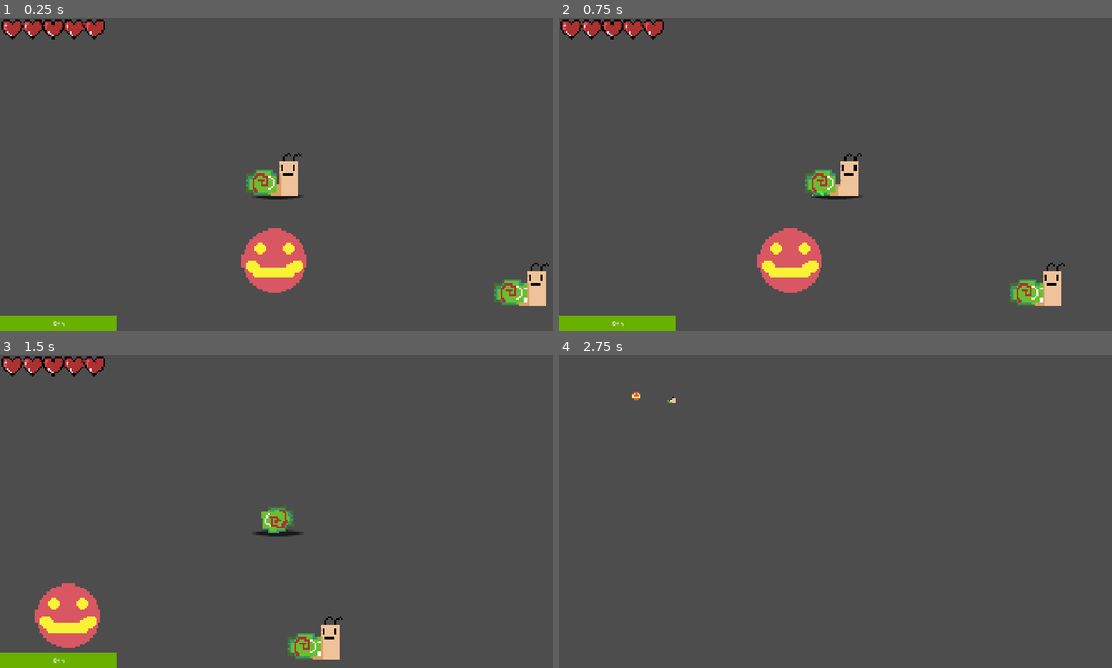
Above: before the commit, frames 1-4 (two rows, left to right).
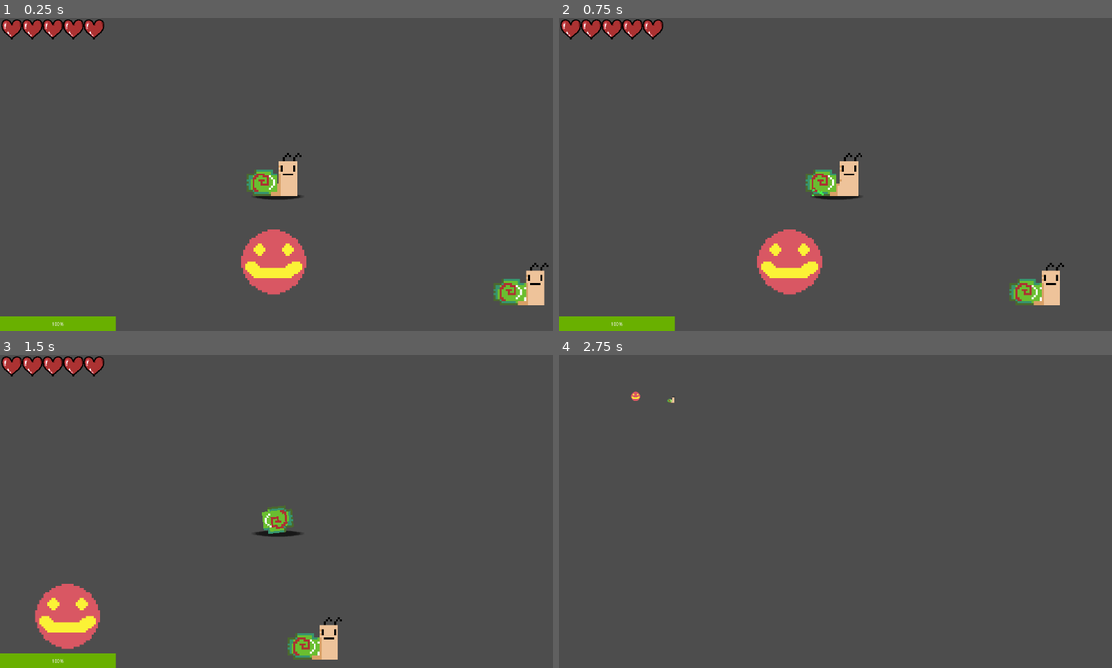
Above: after the commit, the same moments.

Repository: mark4pro/rogue-like
Game: Godot game, scene res://Scenes/shit.tscn
Same seed, same stepped clock (60 frames per second), same inputs: the game is played once before the commit and once after it. This scene is started directly instead of the project's main scene.
Inputs (mouse positions are in pixels of both pictures, inside the frame that each line leads up to):
- Up to frame 1 (0.25 s): no input
- Up to frame 2 (0.75 s): tap Enter at 0.5 s; move the mouse to (957, 158) at 0.52 s; hold D (right) from 0.53 s (still down); tap E (pickup) at 0.6 s; click (957, 158) at 0.67 s
- Up to frame 3 (1.5 s): tap Ctrl (roll) at 0.8, 1.35 s; move the mouse to (165, 527) at 1.27 s; release D (right) at 1.28 s; hold S (down) from 1.28 s (still down); click (165, 527) at 1.42 s
- Up to frame 4 (2.75 s): tap E (pickup) at 1.55 s; move the mouse to (890, 442) at 2.02 s; release S (down) at 2.03 s; hold D (right) from 2.03 s (still down); tap F6 (free_cam) at 2.1 s; click (890, 442) at 2.17 s; tap Ctrl (roll) at 2.3 s

The runs differ from the first frame. In frame 1, 1.1% of the frame differs, in the area x 0-100%, y 0-100%; in frame 2, 1.1%; in frame 3, 1.0%; in frame 4, less than 0.1%.

Commit message:
Inventory done

Diff:
--- /dev/null
+++ b/Assets/prefabs/context_menu.tscn
@@ -0,0 +1,50 @@
+[gd_scene format=3 uid="uid://cl2m3dpyfhdty"]
+
+[ext_resource type="Script" uid="uid://dghtvdfwbkc3c" path="res://Script/context_menu.gd" id="1_mtgmi"]
+
+[node name="ContextMenu" type="Control" unique_id=473995532]
+z_index = 2
+layout_mode = 3
+anchors_preset = 15
+anchor_right = 1.0
+anchor_bottom = 1.0
+grow_horizontal = 2
+grow_vertical = 2
+script = ExtResource("1_mtgmi")
+
+[node name="PanelContainer" type="PanelContainer" parent="." unique_id=428751657]
+custom_minimum_size = Vector2(100, 25)
+layout_mode = 0
+offset_right = 100.0
+offset_bottom = 31.0
+
+[node name="VBoxContainer" type="VBoxContainer" parent="PanelContainer" unique_id=790111456]
+layout_mode = 2
+theme_override_constants/separation = 0
+
+[node name="equipBttn" type="Button" parent="PanelContainer/VBoxContainer" unique_id=1809940055]
+visible = false
+layout_mode = 2
+text = "Equip"
+
+[node name="unequipBttn" type="Button" parent="PanelContainer/VBoxContainer" unique_id=1070392595]
+visible = false
+layout_mode = 2
+text = "Unequip"
+
+[node name="useBttn" type="Button" parent="PanelContainer/VBoxContainer" unique_id=382146567]
+visible = false
+layout_mode = 2
+text = "Use"
+
+[node name="dropBttn" type="Button" parent="PanelContainer/VBoxContainer" unique_id=2061061854]
+visible = false
+layout_mode = 2
+text = "Drop"
+
+[connection signal="mouse_entered" from="PanelContainer" to="." method="_on_panel_container_mouse_entered"]
+[connection signal="mouse_exited" from="PanelContainer" to="." method="_on_panel_container_mouse_exited"]
+[connection signal="button_down" from="PanelContainer/VBoxContainer/equipBttn" to="." method="_on_equip_bttn_button_down"]
+[connection signal="button_down" from="PanelContainer/VBoxContainer/unequipBttn" to="." method="_on_unequip_bttn_button_down"]
+[connection signal="button_down" from="PanelContainer/VBoxContainer/useBttn" to="." method="_on_use_bttn_button_down"]
+[connection signal="button_down" from="PanelContainer/VBoxContainer/dropBttn" to="." method="_on_drop_bttn_button_down"]
--- a/Assets/prefabs/groundItem.tscn
+++ b/Assets/prefabs/groundItem.tscn
@@ -1,11 +1,12 @@
 [gd_scene format=3 uid="uid://b5eq6i6you4bx"]
 
-[ext_resource type="Script" uid="uid://bfkxo2sqj41lh" path="res://Script/inventory_item.gd" id="1_1y6tu"]
+[ext_resource type="Script" uid="uid://bfkxo2sqj41lh" path="res://Script/groundItem.gd" id="1_1y6tu"]
 
 [sub_resource type="RectangleShape2D" id="RectangleShape2D_dul41"]
 size = Vector2(22, 22)
 
 [node name="groundItem" type="Node2D" unique_id=1184176859 groups=["items"]]
+z_index = 2
 script = ExtResource("1_1y6tu")
 
 [node name="Icon" type="Sprite2D" parent="." unique_id=248005377]
@@ -16,7 +17,6 @@
 shape = SubResource("RectangleShape2D_dul41")
 
 [node name="interactUI" type="CanvasLayer" parent="." unique_id=96757981]
-visible = false
 
 [node name="ColorRect" type="ColorRect" parent="interactUI" unique_id=1346286352]
 anchors_preset = -1
@@ -24,21 +24,22 @@
 anchor_top = 0.93100005
 anchor_right = 0.82100004
 anchor_bottom = 0.93100005
-offset_left = 41.67993
-offset_top = 22.519958
-offset_right = 341.67993
-offset_bottom = 72.51996
+offset_left = 43.67993
+offset_top = 24.519958
+offset_right = 343.67993
+offset_bottom = 74.51996
 grow_horizontal = 0
 grow_vertical = 0
-color = Color(1, 0.30588236, 0.12156863, 1)
+color = Color(0.13, 0.10556, 0.098799996, 0.3019608)
 
 [node name="Label" type="Label" parent="interactUI/ColorRect" unique_id=854683654]
 layout_mode = 0
-offset_left = 42.0
-offset_top = 7.0
-offset_right = 227.0
-offset_bottom = 30.0
+offset_right = 300.0
+offset_bottom = 50.0
+theme_override_font_sizes/font_size = 20
 text = "press \"e\" to pickup item"
+horizontal_alignment = 1
+vertical_alignment = 1
 
 [connection signal="body_entered" from="Area2D" to="." method="_on_area_2d_body_entered"]
 [connection signal="body_exited" from="Area2D" to="." method="_on_area_2d_body_exited"]
--- /dev/null
+++ b/Assets/prefabs/inventoryItem.tscn
@@ -0,0 +1,23 @@
+[gd_scene format=3 uid="uid://tlobv0bfa6bo"]
+
+[ext_resource type="Script" uid="uid://cjdp0wyd8ewvv" path="res://Script/inventoryItem.gd" id="1_y7bcj"]
+
+[sub_resource type="Gradient" id="Gradient_y7bcj"]
+colors = PackedColorArray(0.21, 0.21, 0.21, 1, 0.21176471, 0.21176471, 0.21176471, 1)
+
+[sub_resource type="GradientTexture2D" id="GradientTexture2D_jn7ii"]
+gradient = SubResource("Gradient_y7bcj")
+
+[node name="InventoryItem" type="TextureRect" unique_id=691380142]
+z_index = 1
+size_flags_horizontal = 3
+size_flags_vertical = 3
+script = ExtResource("1_y7bcj")
+
+[node name="BG" type="TextureRect" parent="." unique_id=1142438980]
+z_index = -1
+layout_mode = 0
+texture = SubResource("GradientTexture2D_jn7ii")
+
+[connection signal="mouse_entered" from="." to="." method="_on_mouse_entered"]
+[connection signal="mouse_exited" from="." to="." method="_on_mouse_exited"]
--- a/Assets/prefabs/inventory_ui.tscn
+++ /dev/null
@@ -1,18 +0,0 @@
-[gd_scene format=3 uid="uid://dcj3uw22kxeke"]
-
-[ext_resource type="Script" uid="uid://dwmaslk0joqji" path="res://inventory_ui.gd" id="1_235py"]
-
-[node name="Inventory_UI" type="Control" unique_id=637673965]
-layout_mode = 3
-anchors_preset = 0
-offset_right = 40.0
-offset_bottom = 40.0
-script = ExtResource("1_235py")
-
-[node name="GridContainer" type="GridContainer" parent="." unique_id=561799135]
-layout_mode = 0
-offset_left = 200.0
-offset_top = 200.0
-offset_right = 1000.0
-offset_bottom = 600.0
-columns = 9
--- a/Assets/prefabs/player.tscn
+++ b/Assets/prefabs/player.tscn
@@ -4,7 +4,7 @@
 [ext_resource type="Texture2D" uid="uid://bgy1rvpqhpbh1" path="res://Assets/imgs/Bob-sheet.png" id="2_fj04p"]
 [ext_resource type="Texture2D" uid="uid://bcetjsof4a06x" path="res://Assets/imgs/heart.png" id="3_g621r"]
 [ext_resource type="Texture2D" uid="uid://b70aujp6bewbx" path="res://Assets/imgs/shadow.png" id="4_gmoaq"]
-[ext_resource type="PackedScene" uid="uid://dcj3uw22kxeke" path="res://Assets/prefabs/inventory_ui.tscn" id="5_w0l5f"]
+[ext_resource type="Script" uid="uid://dwmaslk0joqji" path="res://inventory_ui.gd" id="5_w0l5f"]
 
 [sub_resource type="RectangleShape2D" id="RectangleShape2D_ykx3s"]
 size = Vector2(23.75, 10)
@@ -324,31 +324,40 @@
 value = 100.0
 
 [node name="InventoryUI" type="CanvasLayer" parent="." unique_id=546084464]
-visible = false
-
-[node name="ColorRect" type="ColorRect" parent="InventoryUI" unique_id=1208581209]
-anchors_preset = 15
-anchor_right = 1.0
-anchor_bottom = 1.0
+
+[node name="Inventory_UI" type="Control" parent="InventoryUI" unique_id=637673965]
+layout_mode = 3
+anchors_preset = 0
+offset_right = 40.0
+offset_bottom = 40.0
+script = ExtResource("5_w0l5f")
+
+[node name="ColorRect" type="ColorRect" parent="InventoryUI/Inventory_UI" unique_id=1208581209]
+layout_mode = 0
+offset_right = 1920.0
+offset_bottom = 1080.0
 grow_horizontal = 2
 grow_vertical = 2
-color = Color(0.9999998, 0.41638967, 0.11331611, 1)
-
-[node name="Label" type="Label" parent="InventoryUI/ColorRect" unique_id=1893994091]
-layout_mode = 1
-anchors_preset = 5
-anchor_left = 0.5
-anchor_right = 0.5
-offset_left = -37.5
-offset_top = 50.0
-offset_right = 37.5
-offset_bottom = 73.0
+color = Color(0.21, 0.16534, 0.1491, 1)
+
+[node name="Label" type="Label" parent="InventoryUI/Inventory_UI/ColorRect" unique_id=1893994091]
+layout_mode = 0
+offset_right = 1920.0
+offset_bottom = 69.0
 grow_horizontal = 2
 theme_override_font_sizes/font_size = 50
 text = "Inventory"
-
-[node name="Inventory_UI" parent="InventoryUI/ColorRect" unique_id=637673965 instance=ExtResource("5_w0l5f")]
+horizontal_alignment = 1
+
+[node name="GridContainer" type="GridContainer" parent="InventoryUI/Inventory_UI/ColorRect" unique_id=561799135]
 layout_mode = 0
+offset_left = 50.0
+offset_top = 80.0
+offset_right = 1870.0
+offset_bottom = 1000.0
+theme_override_constants/h_separation = 2
+theme_override_constants/v_separation = 2
+columns = 10
 
 [connection signal="animation_finished" from="RotPoint/Sprite2D" to="." method="_on_sprite_2d_animation_finished"]
 [connection signal="timeout" from="roll_cooldown" to="." method="_on_roll_cooldown_timeout"]
--- a/Script/Global.gd
+++ b/Script/Global.gd
@@ -1,34 +1,49 @@
 extends Node
 
+var groundItem : PackedScene = preload("res://Assets/prefabs/groundItem.tscn")
+var inventoryItem : PackedScene = preload("res://Assets/prefabs/inventoryItem.tscn")
+var contextMenu : PackedScene = preload("res://Assets/prefabs/context_menu.tscn")
+
 var Inventory : Array[BaseItem] = []
+var MaxInventory : int = 30
 
 var player : RigidBody2D = null
+var inventoryUI : Control = null
 
 @export var use : bool = false
 
-signal Inventory_update
-
 func _ready() -> void:
+	#For testing
 	Inventory.append(load("res://Assets/items/health_1.tres"))
 
-func add_item(item : BaseItem):
+func hasSpace(item: BaseItem) -> bool:
+	if not item:
+		return Inventory.size() < MaxInventory
+	else:
+		var index = Inventory.find_custom(func(i): return i.id == item.id)
+		if not index == -1:
+			return true
+		else:
+			return Inventory.size() < MaxInventory
+
+func add_item(item: BaseItem):
 	var index = Inventory.find_custom(func(i): return i.id == item.id)
 	if not index == -1:
 		Inventory[index].quantitiy += item.quantitiy
 	else:
 		Inventory.append(item)
-	Inventory_update.emit()
 
-func remove_item():
-	Inventory_update.emit()
-
-func increase_inventory_size():
-	Inventory_update.emit()
+func remove_items_by_id(id: int, amount: int):
+	var index = Inventory.find_custom(func(i): return i.id == id)
+	if not index == -1:
+		Inventory[index].quantitiy -= amount
 
 func _process(delta: float) -> void:
+	#Clear items with no quanitity
 	for i in Inventory:
 		if i.quantitiy <= 0: Inventory.erase(i)
 
+	#For testing
 	if Inventory.size() > 0 and use and OS.has_feature("editor"):
 		Inventory[0].use()
 		use = false
--- a/Script/Res/Base_items.gd
+++ b/Script/Res/Base_items.gd
@@ -11,6 +11,7 @@
 @export var name : String = ""
 @export var itemType : item_type = item_type.USABLE
 @export var itemIcon : Texture2D
+@export var equippable : bool = false
 
 var quantitiy : int = 1
 
@@ -22,3 +23,13 @@
 
 func unequip() -> void:
 	pass
+
+func drop() -> void:
+	var newGroundItem : Node2D = Global.groundItem.instantiate()
+	newGroundItem.name = name
+	newGroundItem.position = Global.player.position
+	var newItem : BaseItem = self.duplicate()
+	newItem.quantitiy = 1
+	newGroundItem.item = newItem
+	quantitiy -= 1
+	Global.player.get_node("..").add_child(newGroundItem)
--- /dev/null
+++ b/Script/context_menu.gd
@@ -0,0 +1,36 @@
+extends Control
+
+var item : BaseItem
+
+var touching : bool = false
+
+func _ready() -> void:
+	if item.equippable:
+		pass
+	else:
+		$PanelContainer/VBoxContainer/useBttn.visible = true
+		$PanelContainer/VBoxContainer/dropBttn.visible = true
+		$PanelContainer/VBoxContainer/equipBttn.visible = false
+		$PanelContainer/VBoxContainer/unequipBttn.visible = false
+
+func _process(delta: float) -> void:
+	if Input.is_mouse_button_pressed(MOUSE_BUTTON_LEFT) and not touching:
+		queue_free()
+
+func _on_use_bttn_button_down() -> void:
+	item.use()
+
+func _on_drop_bttn_button_down() -> void:
+	item.drop()
+
+func _on_unequip_bttn_button_down() -> void:
+	pass
+
+func _on_equip_bttn_button_down() -> void:
+	pass
+
+func _on_panel_container_mouse_entered() -> void:
+	touching = true
+
+func _on_panel_container_mouse_exited() -> void:
+	touching = false
--- a/Script/inventory_item.gd
+++ b/Script/groundItem.gd
@@ -14,11 +14,11 @@
 
 # Called every frame. 'delta' is the elapsed time since the previous frame.
 func _process(delta: float) -> void:
-	if player_in_range and Input.is_action_just_pressed("pickup"):
+	if player_in_range and Input.is_action_just_pressed("pickup") and not get_tree().paused:
 		pickup_item()
 
 func pickup_item():
-	if Global.player:
+	if Global.player and Global.hasSpace(item):
 		Global.add_item(item)
 		self.queue_free()
 
--- /dev/null
+++ b/Script/inventoryItem.gd
@@ -0,0 +1,26 @@
+extends TextureRect
+
+@export var item : BaseItem = null
+
+var touching : bool = false
+
+func _ready() -> void:
+	if item: texture = item.itemIcon
+
+func _process(delta: float) -> void:
+	$BG.size = size
+	if item:
+		if item.quantitiy <= 0:
+			item = null
+			texture = null
+		if touching and Input.is_mouse_button_pressed(MOUSE_BUTTON_LEFT):
+			var newContext : Control = Global.contextMenu.instantiate()
+			newContext.position = get_viewport().get_mouse_position()
+			newContext.item = item
+			Global.player.Inventory_UI.add_child(newContext)
+
+func _on_mouse_entered() -> void:
+	touching = true
+
+func _on_mouse_exited() -> void:
+	touching = false
--- a/Script/player_controller.gd
+++ b/Script/player_controller.gd
@@ -9,6 +9,7 @@
 @onready var left_grass : GPUParticles2D = $leftGrass
 @onready var right_grass : GPUParticles2D = $rightGrass
 @onready var Inventory_UI : CanvasLayer = $InventoryUI
+@onready var camera : Camera2D = $Camera2D
 
 @export_category("Stats")
 @export var max_health : float = 100
@@ -50,6 +51,7 @@
 func _ready():
 	Inventory_UI.visible = false
 	Global.player = self
+	Global.inventoryUI = $InventoryUI/Inventory_UI
 
 func take_damage(amount: float):
 	if not is_rolling and not get_tree().paused:
@@ -121,7 +123,7 @@
 
 		#Activate roll
 		if Input.is_action_just_pressed("roll") and not is_rolling and can_roll:
-			roll_target = $Camera2D.get_global_mouse_position()
+			roll_target = camera.get_global_mouse_position()
 			roll_dir = roll_target - position
 			roll_dir = roll_dir.normalized()
 			is_rolling = true
@@ -186,6 +188,7 @@
 	roll_cooldown_bar.visible = roll_cooldown.time_left > 0
 
 	if Input.is_action_just_pressed("inventory"):
+		Global.inventoryUI.gen_inventory()
 		Inventory_UI.visible = !Inventory_UI.visible
 		get_tree().paused = !get_tree().paused
 
--- a/inventory_ui.gd
+++ b/inventory_ui.gd
@@ -1,18 +1,21 @@
 extends Control
 
-@onready var grid_container = $GridContainer
-# Called when the node enters the scene tree for the first time.
+@onready var grid_container = $ColorRect/GridContainer
+
 func _ready() -> void:
-	Global.Inventory_update.connect(_on_inventory_updated)
-	_on_inventory_updated()
+	gen_inventory()
 
+func clear_grid():
+	for c in grid_container.get_children(): c.queue_free()
 
-
-func _on_inventory_updated():
-	clear_grid_container()
-
-func clear_grid_container():
-	while grid_container.get_child_count() > 0:
-		var child = grid_container.get_child(0)
-		grid_container.remove_child(child)
-		child.queue_free()
+func gen_inventory():
+	clear_grid()
+	var empty : int = Global.MaxInventory - Global.Inventory.size()
+	for i in Global.Inventory:
+		var newInventoryItem : Control = Global.inventoryItem.instantiate()
+		newInventoryItem.item = i
+		grid_container.add_child(newInventoryItem)
+	for e in range(empty):
+		var newInventoryItem : Control = Global.inventoryItem.instantiate()
+		newInventoryItem.item = null
+		grid_container.add_child(newInventoryItem)
--- a/project.godot
+++ b/project.godot
@@ -24,8 +24,8 @@
 
 window/size/viewport_width=1920
 window/size/viewport_height=1080
-window/stretch/mode="canvas_items"
-window/stretch/aspect="expand"
+window/stretch/mode="viewport"
+window/stretch/aspect="ignore"
 
 [global_group]
 
Not shown, added: Script/context_menu.gd.uid
Renamed: Script/inventory_item.gd.uid -> Script/groundItem.gd.uid
Not shown, added: Script/inventoryItem.gd.uid
